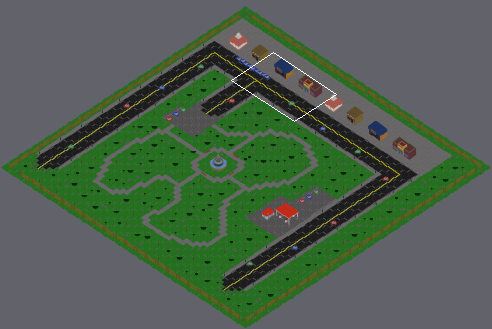
An edit to a level. Tiled map, resources/RamiroGraphics/officialMap/MapFinalNoTrees.tmx. Above: a wide view before the commit, with the close-up outlined.
Close-up. First the earlier version:
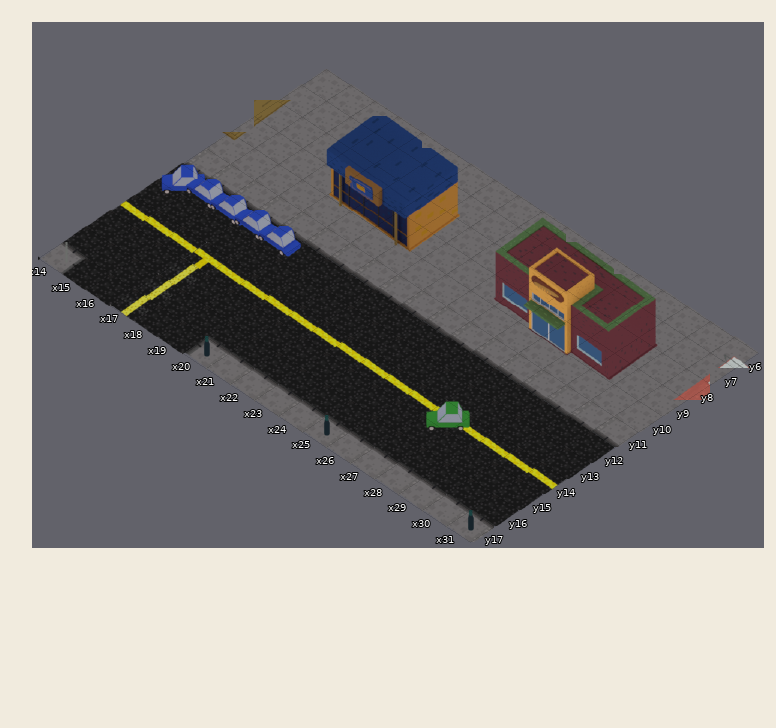
Cells are 64x42 px. Isometric: x runs down to the right, y down to the left. Shown: x 14..31, y 6..17. The commit also changed other parts of the map, which this record leaves out.
Now the later version:
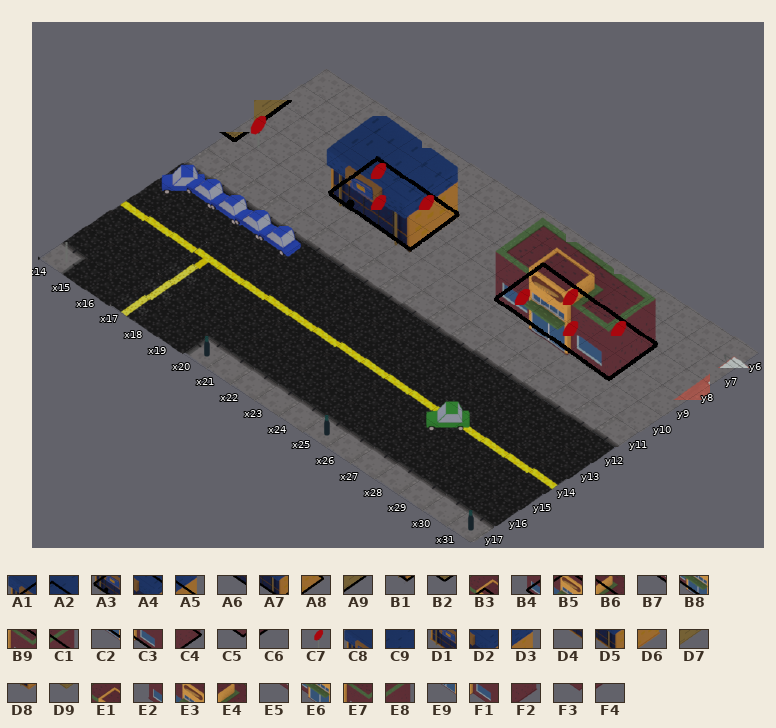
Key: from "mapSpriteLines": A1 387, A2 388, A3 403, A4 404, A5 405, A6 419, A7 420, A8 421, A9 425, B1 436, B2 440, B3 466, B4 481, B5 482, B6 483, B7 497, B8 498, B9 499, C1 500, C2 514, C3 515, C4 516, C5 531, C6 532, C7 670; from "mapSpritesfinal": C8 387, C9 388, D1 403, D2 404, D3 405, D4 419, D5 420, D6 421, D7 425, D8 436, D9 440, E1 466, E2 481, E3 482, E4 483, E5 497, E6 498, E7 499, E8 500, E9 514, F1 515, F2 516, F3 531, F4 532.
__ is an empty cell.
What changed:
{"where": "layer \"cars and buildings\""}
{"y":7,"x":18,"old":"C9","new":"A2"}
{"y":7,"x":20,"old":"D3","new":"A5"}
{"y":7,"x":24,"old":"E1","new":"B3"}
{"y":7,"x":26,"old":"E4","new":"B6"}
{"y":7,"x":28,"old":"E8","new":"C1"}
{"y":8,"x":14,"old":"D7","new":"A9"}
{"y":8,"x":17,"old":"C8 __ D2 __ D6","new":"A1 C7 A4 C7 A8"}
{"y":8,"x":25,"old":"E3 __ E7 __ F2","new":"B5 C7 B9 C7 C4"}
{"y":9,"x":14,"old":"__","new":"C7"}
{"y":9,"x":18,"old":"D1 __ D5","new":"A3 C7 A7"}
{"y":9,"x":24,"old":"E2 __ E6 __ F1","new":"B4 C7 B8 C7 C3"}
{"y":9,"x":30,"old":"F4","new":"C6"}
{"y":10,"x":14,"old":"D9","new":"B2"}
{"y":10,"x":19,"old":"D4","new":"A6"}
{"y":10,"x":21,"old":"D8","new":"B1"}
{"y":10,"x":25,"old":"E5","new":"B7"}
{"y":10,"x":27,"old":"E9","new":"C2"}
{"y":10,"x":29,"old":"F3","new":"C5"}
{"label":"changed","picture_box":[219,100,292,148]}
{"label":"changed","picture_box":[328,153,460,255]}
{"label":"changed","picture_box":[494,262,658,381]}
